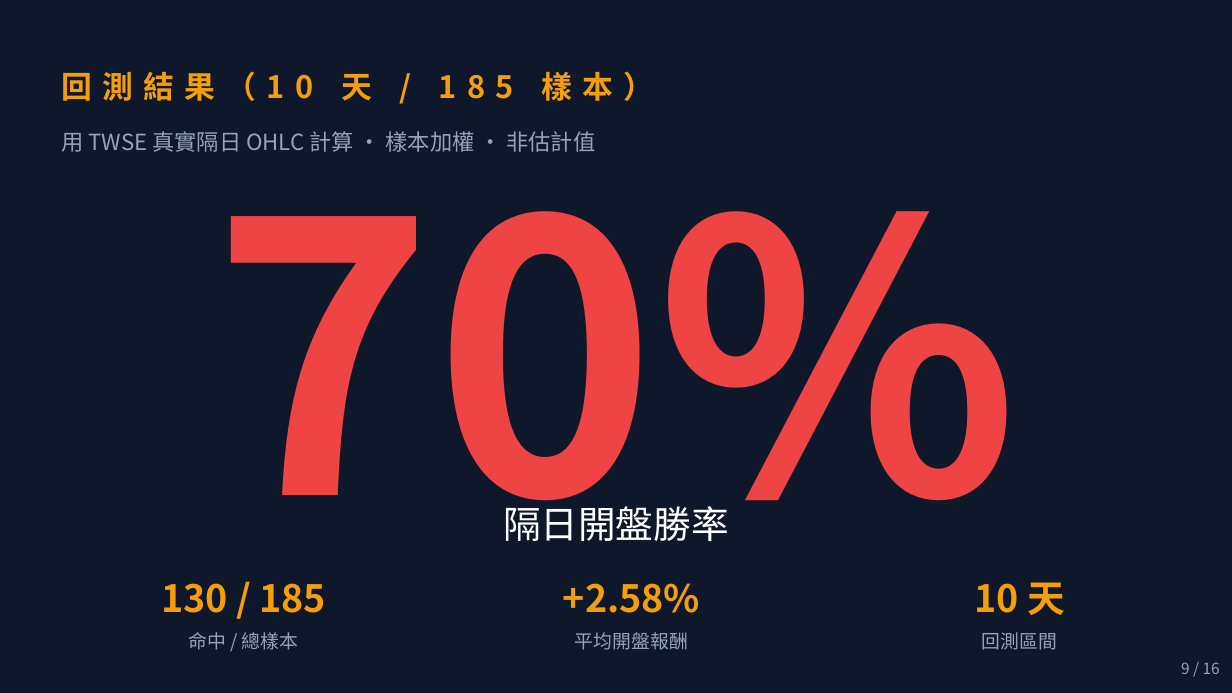
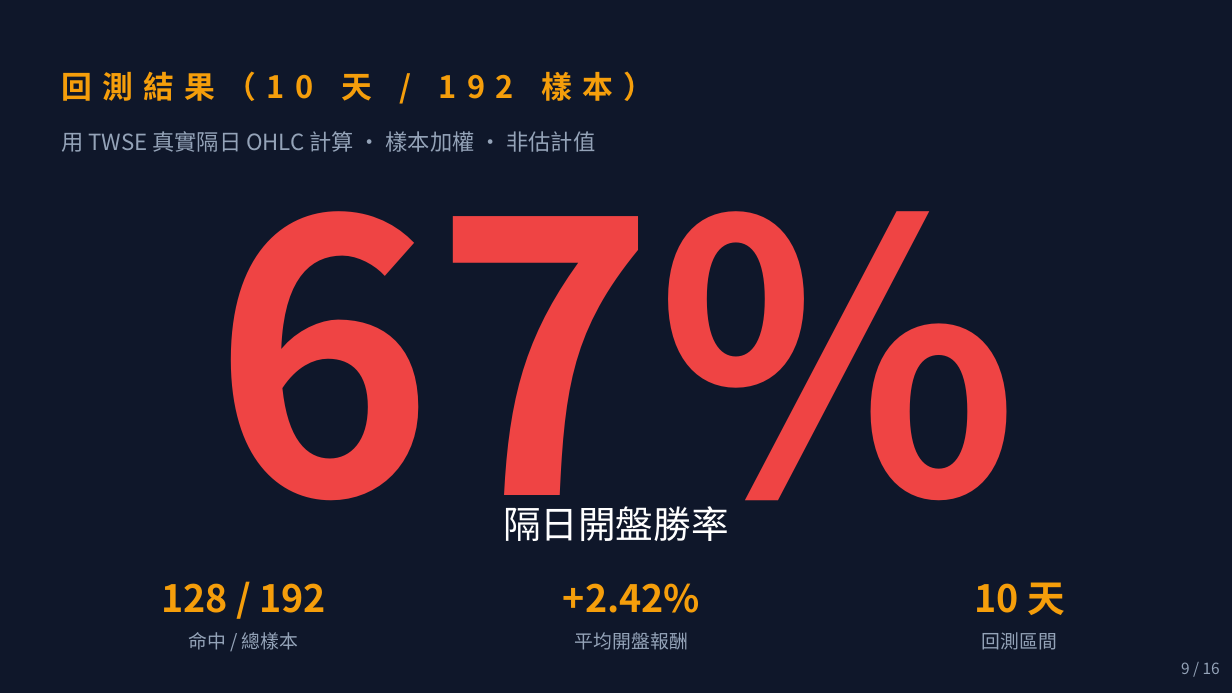
Before and after one commit to Kevin-Power/limit-up-radar, a slide deck: slide 9 of proposal/股文觀指_商業簡報.pptx. Drawn at 1232x693 pixels with LibreOffice and Linux fonts; fonts in the diff are those of the drawing. Boxes give left, top, right and bottom in pixels: in the first picture for what was removed or moved away, otherwise in the second. Text is boxed around its words. In the diff, an @@ line names an element or a change of style, - is before the commit and + after.

```diff
--- a/proposal/股文觀指_商業簡報.pptx
+++ b/proposal/股文觀指_商業簡報.pptx
@@ text at (62, 71, 655, 101): text changed @@
-回測結果（10 天 / 185 樣本）
+回測結果（10 天 / 192 樣本）
@@ text at (213, 131, 1020, 586): text changed @@
-70%
+67%
@@ text at (161, 583, 326, 613): text changed @@
-130 / 185
+128 / 192
@@ text at (563, 583, 700, 613): text changed @@
-+2.58%
++2.42%
```
Also in this commit, not shown: 5 other slides changed, 3 other files.
